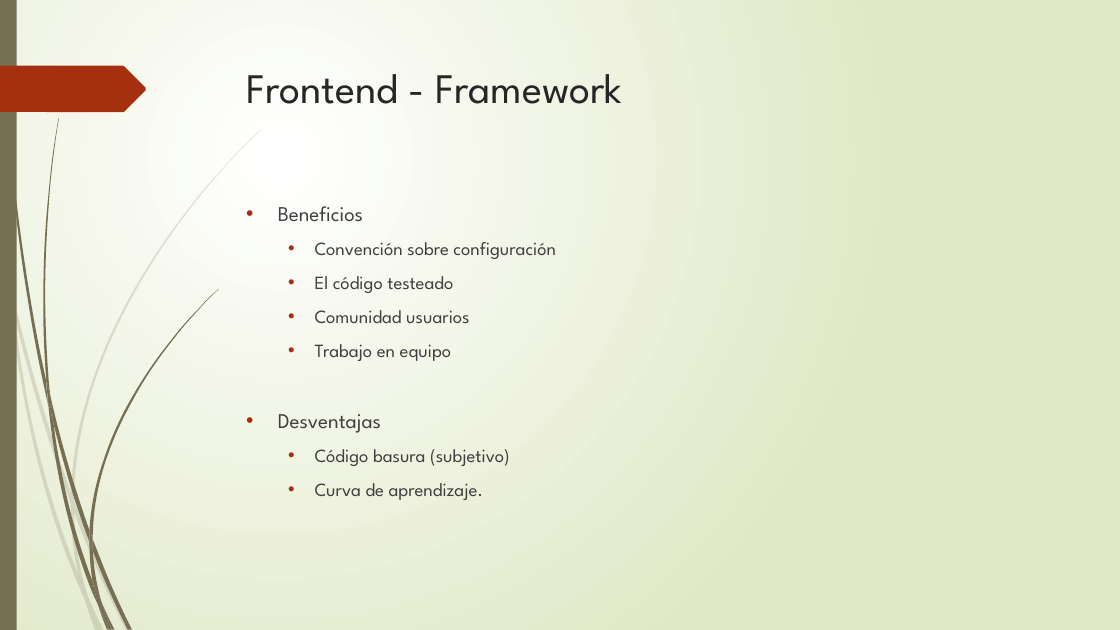
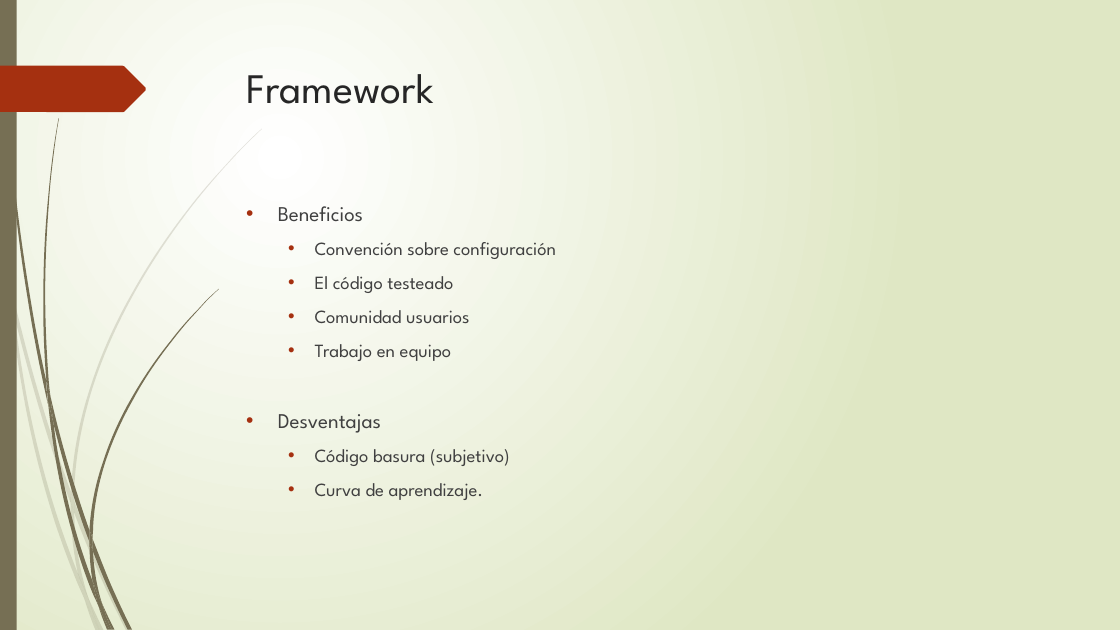
Before and after one commit to mickyys/ppt, a slide deck: slide 8 of Frontend.pptx (slide 6 before the commit). Drawn at 1120x630 pixels with LibreOffice and Linux fonts; fonts in the diff are those of the drawing. Boxes give left, top, right and bottom in pixels: in the first picture for what was removed or moved away, otherwise in the second. Text is boxed around its words. In the diff, an @@ line names an element or a change of style, - is before the commit and + after.

```diff
--- a/Frontend.pptx
+++ b/Frontend.pptx
@@ title at box(247, 74, 434, 104): text changed @@
-Frontend - Framework
+Framework
```
Also in this commit, not shown: 8 other slides changed, 5 slides added, 3 slides removed.
